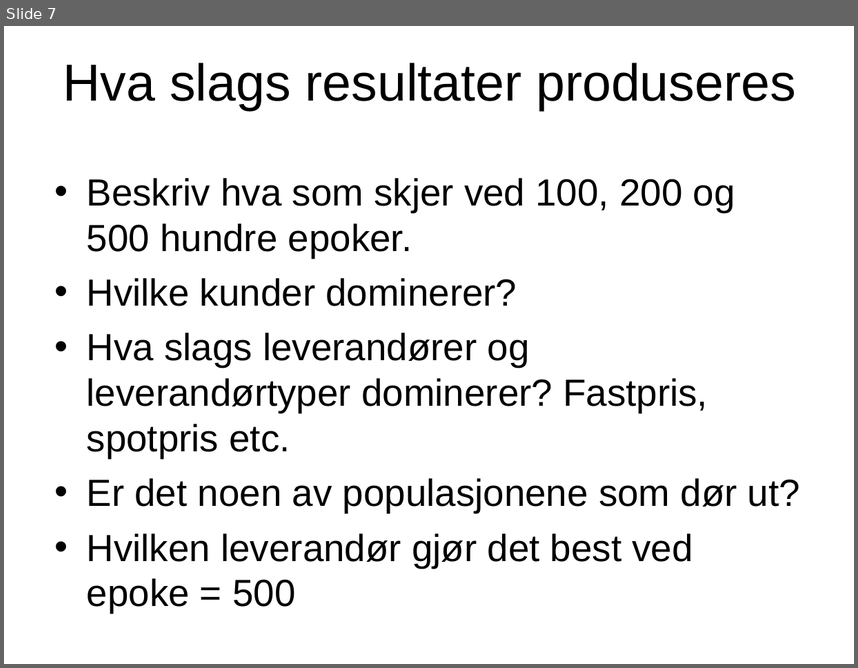
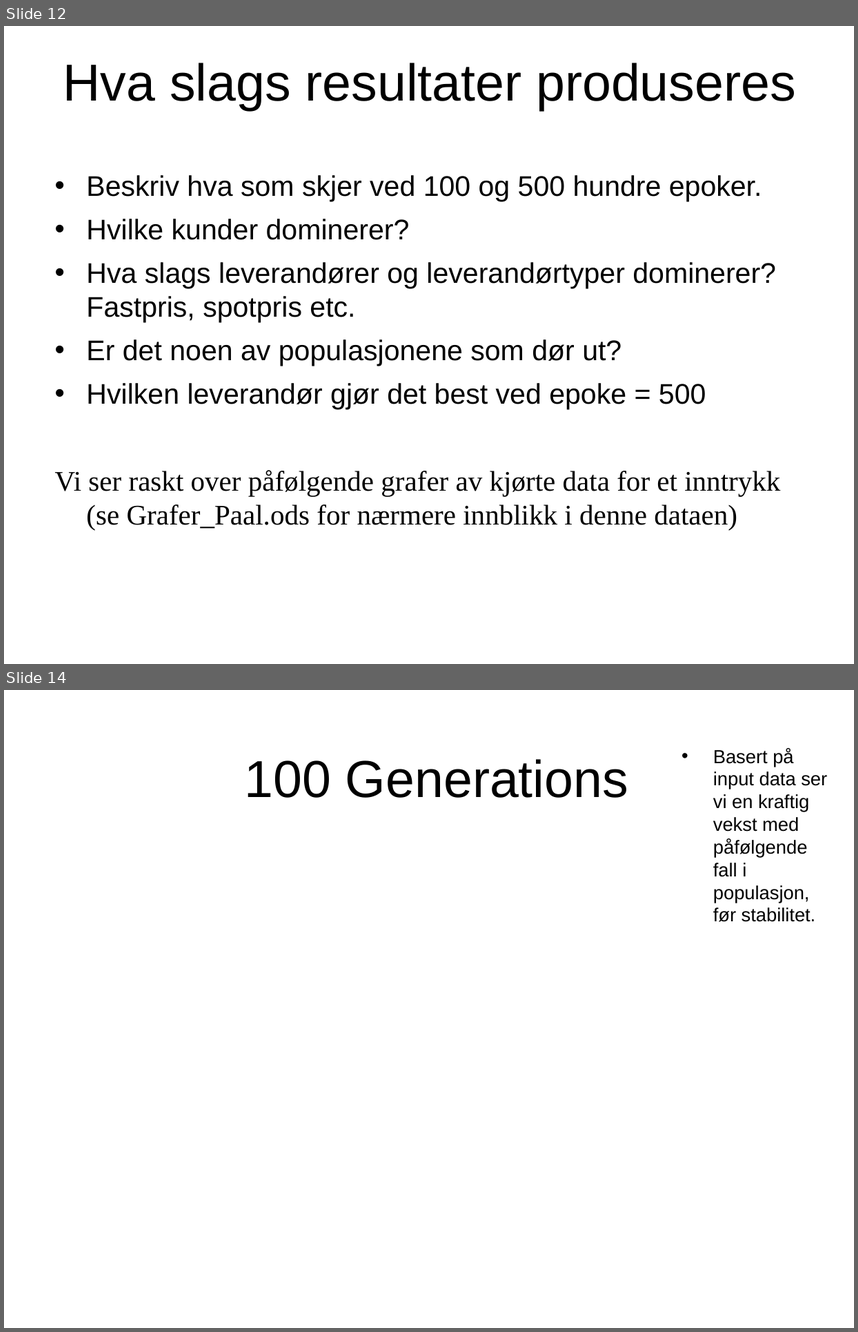
Before and after one commit to ptrefall/ste6246tradingagent, a slide deck: doc/4D_slides_Paal.ppt. Shown one above the other, each under a label of ours: slide 7 before the commit, slides 12 and 14 after it; the slides between them are not shown. The pictures are 858x668 and 858x1332 pixels, drawn with LibreOffice and Linux fonts; fonts in the diff are those of the drawing; background and template pictures are left out. Boxes give left, top, right and bottom in pixels: in the first picture for what was removed or moved away, otherwise in the second. Text is boxed around its words. In the diff, an @@ line names an element or a change of style, - is before the commit and + after.

```diff
--- a/doc/4D_slides_Paal.ppt
+++ b/doc/4D_slides_Paal.ppt
@@ slide 14 added at bbox=[4, 690, 854, 1328], background picture (left out) @@
@@ text added at bbox=[713, 748, 827, 922], 16 pt, text #000000 @@
+• Basert på input data ser vi en kraftig vekst med påfølgende fall i populasjon, før stabilitet.
@@ text added at bbox=[244, 759, 628, 798], 44 pt, text #000000 @@
+100 Generations
@@ what was slide 7 is now slide 12 @@
@@ slide 12 changed as well @@
@@ text at bbox=[86, 175, 762, 202]: text changed; size 32 to 24 pt @@
-• Beskriv hva som skjer ved 100, 200 og 500 hundre epoker.
+• Beskriv hva som skjer ved 100 og 500 hundre epoker.
@@ text at bbox=[86, 219, 776, 410]: size 32 to 24 pt in "Hvilke kunder dominerer?", "Hva slags leverandører og leverandørtyper dominerer? Fastpri ...", "Er det noen av populasjonene som dør ...", "Hvilken leverandør gjør det best ved epoke ..." @@
@@ text at bbox=[55, 470, 780, 530]: paragraph added @@
+Vi ser raskt over påfølgende grafer av kjørte data for et inntrykk (se Grafer_Paal.ods for nærmere innblikk i denne dataen)
```
Also in this commit, not shown: 5 other slides changed, 14 other slides added, 11 slides removed, 1 other file.
